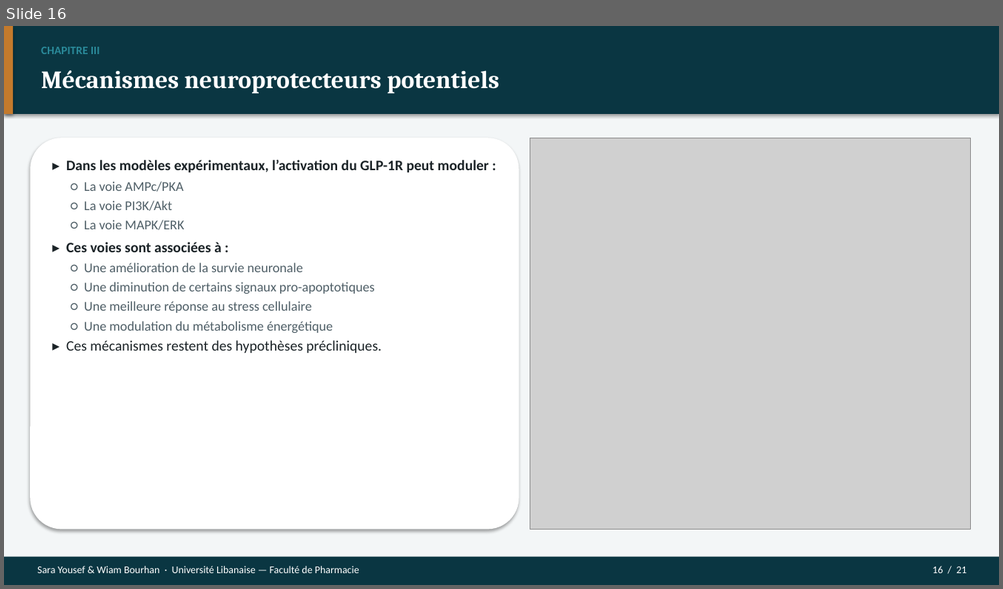
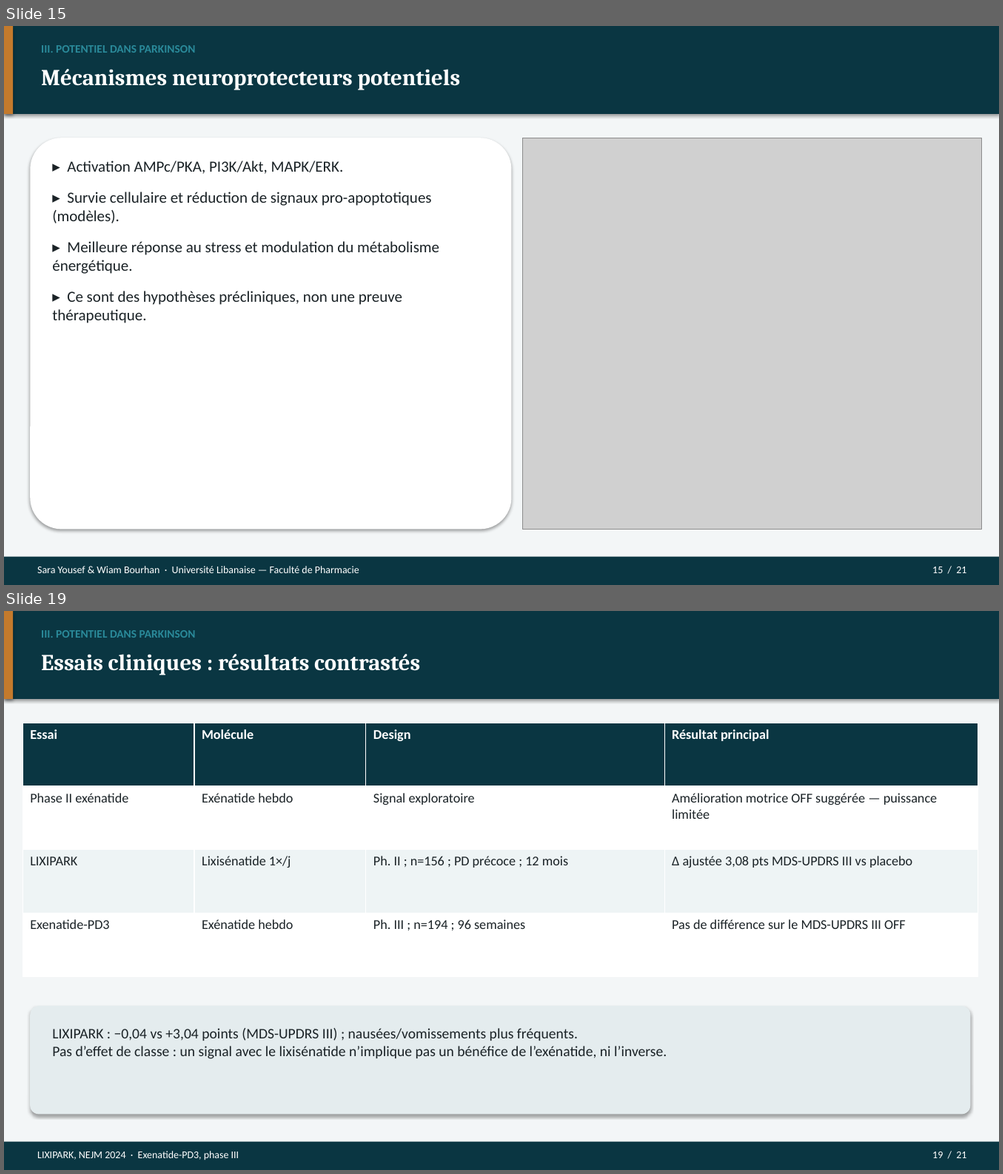
Before and after one commit to Mashtal-Platform/mashtal-platform, a slide deck: docs/presentation/Soutenance_GLP1_Parkinson.pptx. Shown one above the other, each under a label of ours: slide 16 before the commit, slides 15 and 19 after it; the slides between them are not shown. The pictures are 1003x589 and 1003x1174 pixels, drawn with LibreOffice and Linux fonts; fonts in the diff are those of the drawing; grey boxes stand for pictures. Boxes give left, top, right and bottom in pixels: in the first picture for what was removed or moved away, otherwise in the second. Text is boxed around its words. In the diff, an @@ line names an element or a change of style, - is before the commit and + after.

```diff
--- a/docs/presentation/Soutenance_GLP1_Parkinson.pptx
+++ b/docs/presentation/Soutenance_GLP1_Parkinson.pptx
@@ slide 19 added at [4,611,999,1170], background #FFFFFF @@
@@ rectangle added at [4,611,999,1170], fill #F3F6F7 @@
@@ rectangle added at [4,611,999,699], fill #0A3642 @@
@@ rectangle added at [4,611,13,699], fill #C47A2C @@
@@ text added at [41,630,196,638], 11 pt, text #2A8A9A, bold @@
+III. POTENTIEL DANS PARKINSON
@@ text added at [41,654,420,675], 22 pt, text #FFFFFF, bold @@
+Essais cliniques : résultats contrastés
@@ table added at [22,723,978,977], 4 rows, 4 columns @@
+Essai | Molécule | Design | Résultat principal
+Phase II exénatide | Exénatide hebdo | Signal exploratoire | Amélioration motrice OFF suggérée — puissance limitée
+LIXIPARK | Lixisénatide 1×/j | Ph. II ; n=156 ; PD précoce ; 12 mois | Δ ajustée 3,08 pts MDS-UPDRS III vs placebo
+Exenatide-PD3 | Exénatide hebdo | Ph. III ; n=194 ; 96 semaines | Pas de différence sur le MDS-UPDRS III OFF
@@ rounded rectangle added at [30,1006,970,1115], fill #E4ECEE @@
@@ text added at [52,1028,666,1059], 14 pt, text #1A2226 @@
+LIXIPARK : −0,04 vs +3,04 points (MDS-UPDRS III) ; nausées/vomissements plus fréquents.
+Pas d’effet de classe : un signal avec le lixisénatide n’implique pas un bénéfice de l’exénatide, ni l’inverse.
@@ rectangle added at [4,1142,999,1170], fill #0A3642 @@
@@ text added at [37,1151,239,1161], 10 pt, text #FFFFFF @@
+LIXIPARK, NEJM 2024 · Exenatide-PD3, phase III
@@ text added at [932,1152,966,1159], 10 pt, text #FFFFFF @@
+19 / 21
@@ what was slide 16 is now slide 15 @@
@@ slide 15 changed as well @@
@@ text at [41,45,196,53]: text changed @@
-CHAPITRE III
+III. POTENTIEL DANS PARKINSON
@@ text "Mécanismes neuroprotecteurs potentiels" at [41,69,460,90]: size 24 to 22 pt @@
@@ rounded rectangle: place and size @@
-rounded rectangle at [30,138,519,530]
+rounded rectangle at [30,138,512,530]
@@ picture: place and size @@
-picture at [530,138,970,530]
+picture at [523,138,982,530]
@@ text at [52,161,439,323]: text changed; size 13 to 15 pt; text colour #4E5E66 to #1A2226 @@
-▸ Dans les modèles expérimentaux, l’activation du GLP-1R peut moduler :
-○ La voie AMPc/PKA
-○ La voie PI3K/Akt
-○ La voie MAPK/ERK
-▸ Ces voies sont associées à :
-○ Une amélioration de la survie neuronale
-○ Une diminution de certains signaux pro-apoptotiques
-○ Une meilleure réponse au stress cellulaire
-○ Une modulation du métabolisme énergétique
-▸ Ces mécanismes restent des hypothèses précliniques.
+▸ Activation AMPc/PKA, PI3K/Akt, MAPK/ERK.
+▸ Survie cellulaire et réduction de signaux pro-apoptotiques (modèles).
+▸ Meilleure réponse au stress et modulation du métabolisme énergétique.
+▸ Ce sont des hypothèses précliniques, non une preuve thérapeutique.
@@ text at [932,567,966,574]: text changed @@
-16 / 21
+15 / 21
```
Also in this commit, not shown: 13 other slides changed, 6 other slides added, 7 slides removed, 22 other files.
